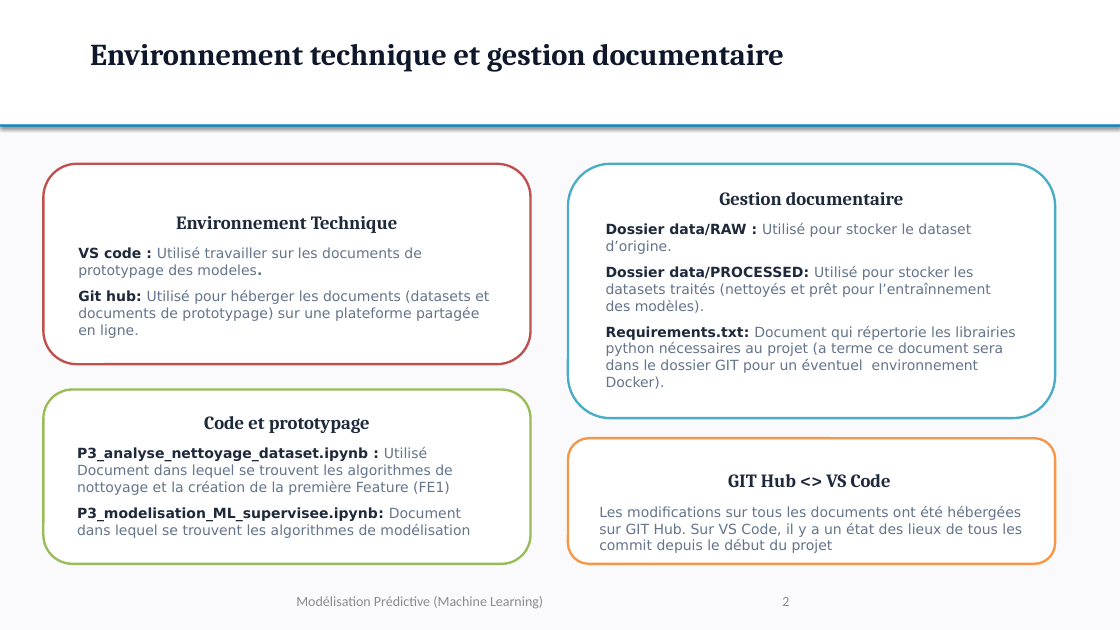
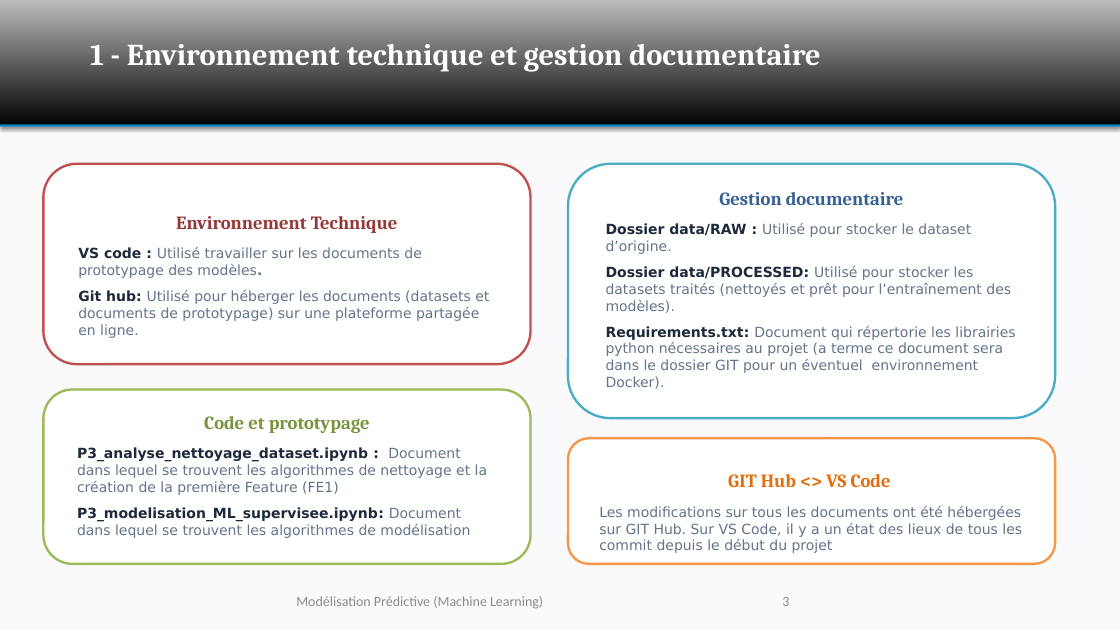
Before and after one commit to DavidRichomme/OC_P3_Anticipez_les_besoins_en_consommation_de_batiments, a slide deck: slide 3 of OC_P3_Support_Presentation.pptx (slide 2 before the commit). Drawn at 1120x630 pixels with LibreOffice and Linux fonts; fonts in the diff are those of the drawing; background and template pictures are left out. Boxes give left, top, right and bottom in pixels: in the first picture for what was removed or moved away, otherwise in the second. Text is boxed around its words. In the diff, an @@ line names an element or a change of style, - is before the commit and + after.

```diff
--- a/OC_P3_Support_Presentation.pptx
+++ b/OC_P3_Support_Presentation.pptx
@@ rectangle at <box>0,0,1120,126</box>: fill #FFFFFF to gradient #000000 to #BDBDBD @@
@@ text at <box>90,44,821,72</box>: text changed; text colour #0F172A to #FFFFFF @@
-Environnement technique et gestion documentaire
+1 - Environnement technique et gestion documentaire
@@ text in rounded rectangle at <box>719,192,904,205</box>: text colour #1E293B to #376092 in "Gestion documentaire" @@
@@ text in rounded rectangle at <box>176,216,398,233</box>: text colour #1E293B to #953735 in "Environnement Technique" @@
@@ text in rounded rectangle at <box>78,247,421,278</box>: text changed @@
-VS code : Utilisé travailler sur les documents de prototypage des modeles.
+VS code : Utilisé travailler sur les documents de prototypage des modèles.
@@ text in rounded rectangle at <box>606,266,1011,313</box>: text changed @@
-Dossier data/PROCESSED: Utilisé pour stocker les datasets traités (nettoyés et prêt pour l’entraînnement des modèles).
+Dossier data/PROCESSED: Utilisé pour stocker les datasets traités (nettoyés et prêt pour l’entraînement des modèles).
@@ text in rounded rectangle at <box>204,416,370,433</box>: text colour #1E293B to #77933C in "Code et prototypage" @@
@@ text in rounded rectangle at <box>77,447,487,495</box>: text changed @@
-P3_analyse_nettoyage_dataset.ipynb : Utilisé Document dans lequel se trouvent les algorithmes de nottoyage et la création de la première Feature (FE1)
+P3_analyse_nettoyage_dataset.ipynb : Document dans lequel se trouvent les algorithmes de nettoyage et la création de la première Feature (FE1)
@@ text in rounded rectangle at <box>728,474,891,487</box>: text colour #1E293B to #E46C0A in "GIT Hub <> VS Code" @@
```
Also in this commit, not shown: 9 other slides changed, 1 slide added, 6 other files.
